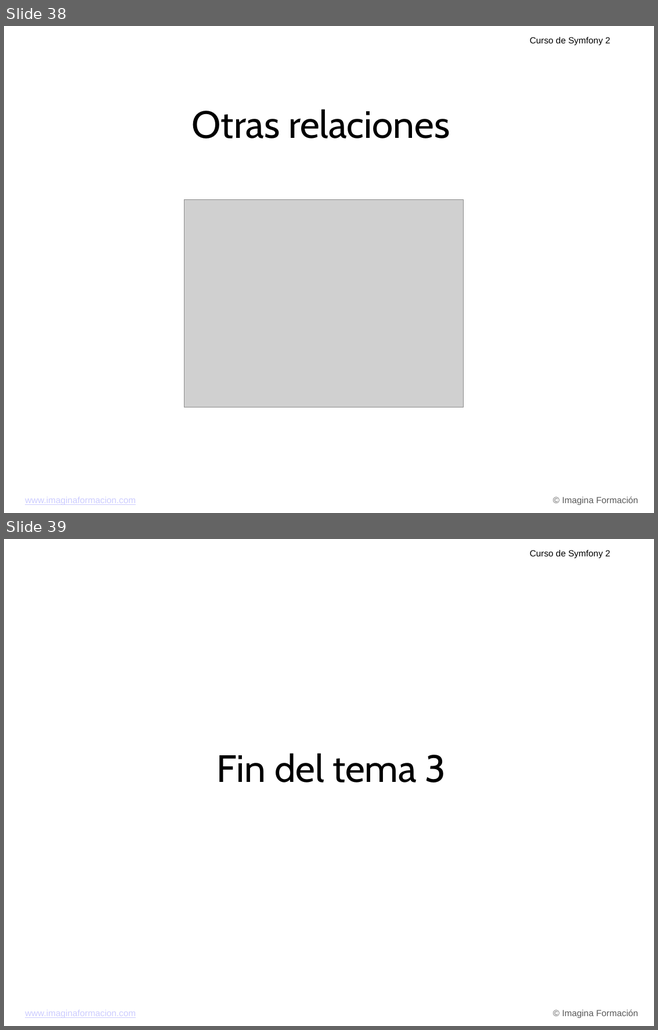
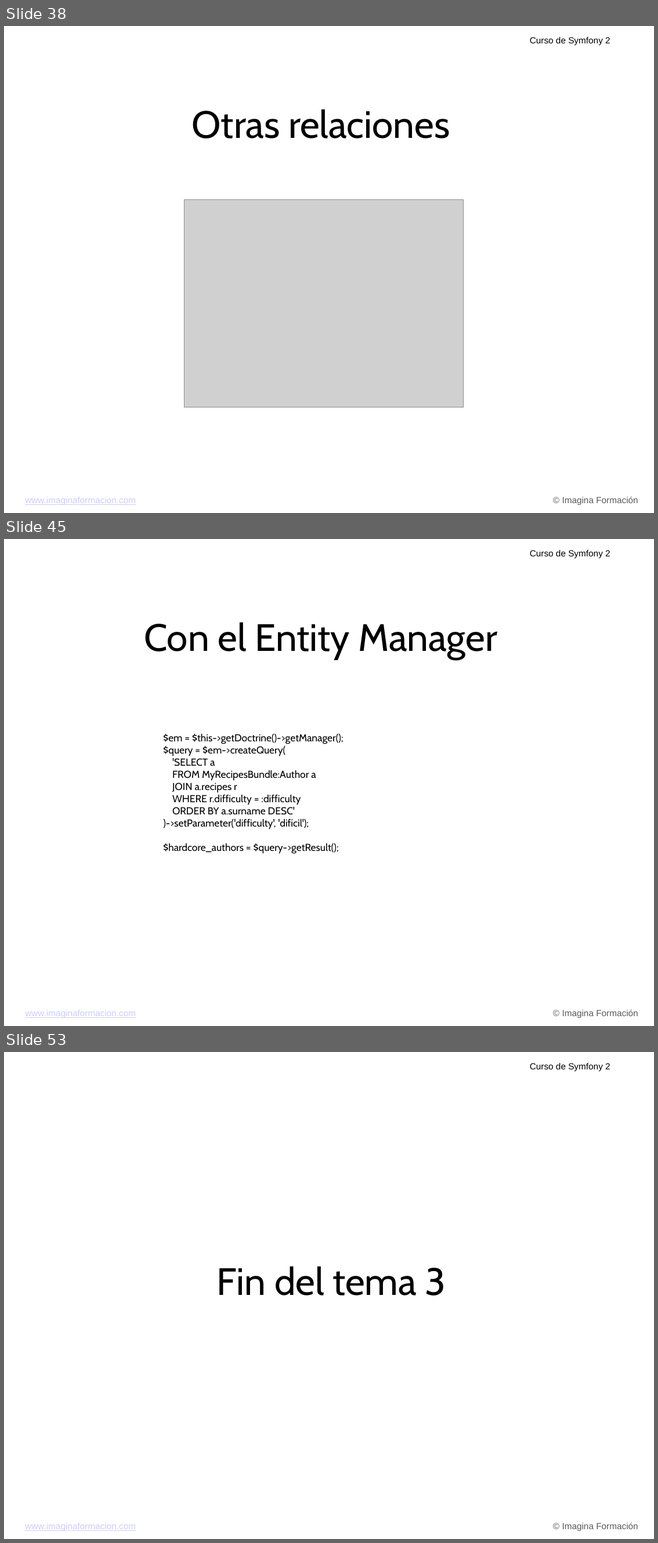
Before and after one commit to carlescliment/curso-symfony2, a slide deck: compiled/ppt/Tema 3.ppt. Shown one above the other, each under a label of ours: slides 38 and 39 before the commit, slides 38, 45 and 53 after it; the slides between them are not shown. The pictures are 658x1030 and 658x1543 pixels, drawn with LibreOffice and Linux fonts; fonts in the diff are those of the drawing; grey boxes stand for pictures; background and template pictures are left out. Boxes give left, top, right and bottom in pixels: in the first picture for what was removed or moved away, otherwise in the second. Text is boxed around its words. In the diff, an @@ line names an element or a change of style, - is before the commit and + after.

```diff
--- a/compiled/ppt/Tema 3.ppt
+++ b/compiled/ppt/Tema 3.ppt
@@ slide 45 added at (x1=4, y1=539, x2=654, y2=1026), background picture (left out); not listed: 3 template elements that a slide beside it also shows @@
@@ text added at (x1=144, y1=622, x2=497, y2=660), 60 pt, text #000000 @@
+Con el Entity Manager
@@ text added at (x1=163, y1=734, x2=343, y2=854), 16 pt, text #000000 @@
+$em = $this->getDoctrine()->getManager();
+$query = $em->createQuery(
+'SELECT a
+FROM MyRecipesBundle:Author a
+JOIN a.recipes r
+WHERE r.difficulty = :difficulty
+ORDER BY a.surname DESC'
+)->setParameter('difficulty', 'difícil');
+$hardcore_authors = $query->getResult();
@@ what was slide 39 is now slide 53 @@
```
Also in this commit, not shown: 13 other slides added.
